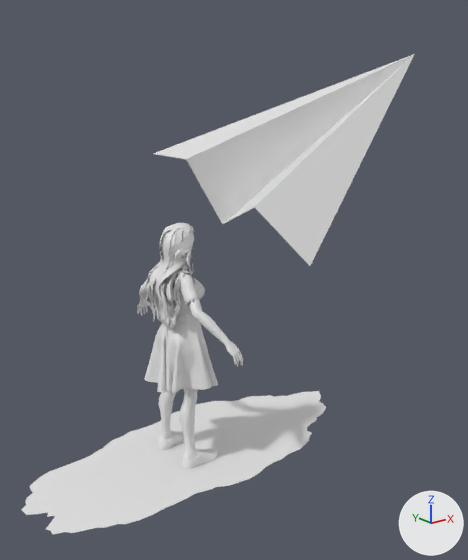
Before and after pictures for a commit that changed the glTF model public/models/plane_scene.glb.
Before and after are seen from a 50 mm camera at (-2.45, -3.69, 2.78) aimed at (0.42, -0.1, 1.35). Every picture has the same lights, and +X, +Y and +Z are marked at lower right. The older version comes first. Where no turn or scale is listed for an object, it has been applied to the vertices.

Script lines for the objects in view, before the commit:
```python
me_girl_body_mesh = bpy.data.meshes.new('Girl_Body_MESH')
me_girl_body_mesh.from_pydata(...)  # 24237 vertices, 46723 faces; spans x -0.24..0.24, y -0.63..0.63, z 0.0..1.82
# faces by material slot: [17146, 3735, 10358, 7484, 8000]
me_girl_body_mesh.materials.append(mat_mat_skin_001)  # white #e7e7e7
me_girl_body_mesh.materials.append(mat_mat_shirt_001)  # white #e7e7e7
me_girl_body_mesh.materials.append(mat_mat_dress_001)  # white #e7e7e7
me_girl_body_mesh.materials.append(mat_mat_hair_001)  # white #e7e7e7
me_girl_body_mesh.materials.append(mat_mat_shoes_001)  # white #e7e7e7
me_grass_patch_mesh = bpy.data.meshes.new('Grass_Patch_MESH')
me_grass_patch_mesh.from_pydata(...)  # 97 vertices, 96 faces; spans x -1.24..1.58, y -0.58..0.6, z 0.0
me_grass_patch_mesh.materials.append(mat_mat_grass)  # white #e7e7e7
me_paper_plane_mesh = bpy.data.meshes.new('Paper_Plane_MESH')
me_paper_plane_mesh.from_pydata(...)  # 14 vertices, 26 faces; spans x 0.01..1.95, y -0.62..0.62, z -0.08..0.26
me_paper_plane_mesh.materials.append(mat_mat_paper)  # white #e7e7e7
ob_girl_body = bpy.data.objects.new('Girl_Body', me_girl_body_mesh)
ob_girl_body.location = (0.0, 0.0, -0.007)
ob_grass_patch = bpy.data.objects.new('Grass_Patch', me_grass_patch_mesh)
ob_grass_patch.location = (0.0, 0.0, 0.0)
ob_paper_plane = bpy.data.objects.new('Paper_Plane', me_paper_plane_mesh)
ob_paper_plane.location = (0.201, -0.235, 1.874)
ob_paper_plane.rotation_euler = (0.5, -0.494, 0.00737)  # degrees (29, -28, 0.4)
ob_paper_plane.scale = (1.18, 1.18, 1.18)
```
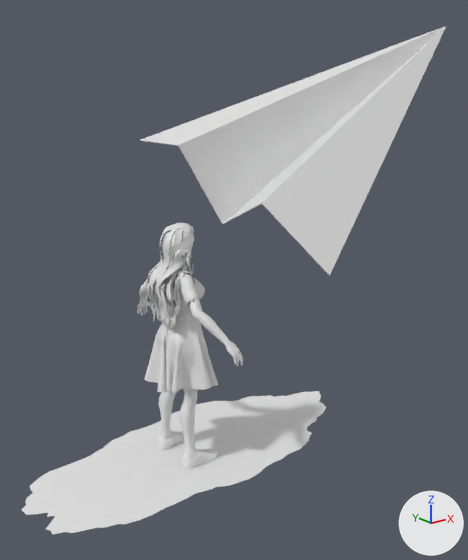
What differs and where, as boxes [x1, y1, x2, y2] in the pictures (468 x 560 px):
'Paper_Plane', moved, rescaled (17% wider, 18% taller)
    before: [153, 54, 415, 266]
    after: [140, 26, 446, 276]

The change, as a list of edits to the scene's bpy script:
```text
Change ob_paper_plane:
    ob_paper_plane.location: (0.201, -0.235, 1.874) -> (0.191, -0.244, 1.888)
    ob_paper_plane.scale: (1.18, 1.18, 1.18) -> (1.41, 1.41, 1.41)
```
